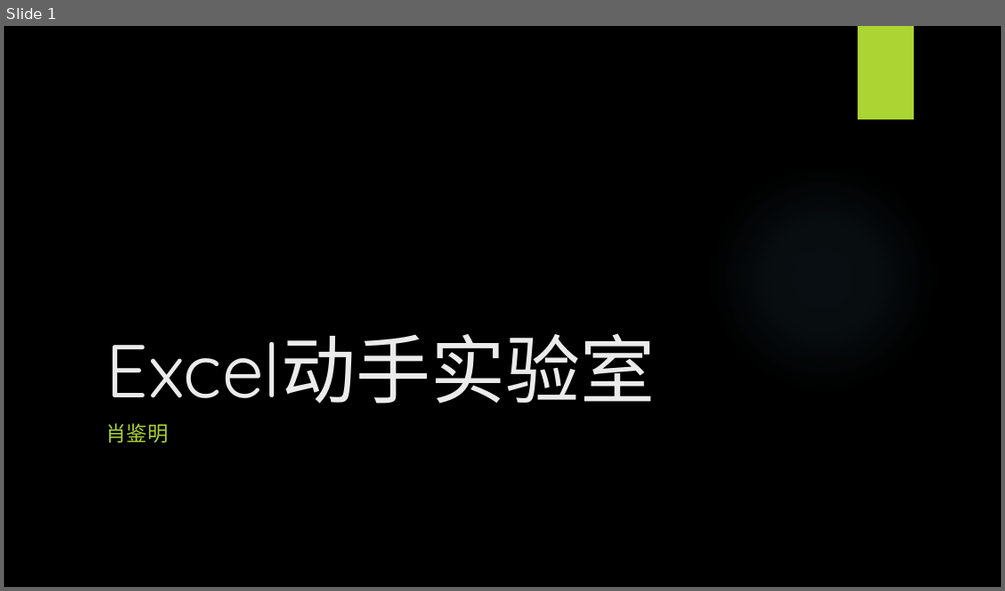
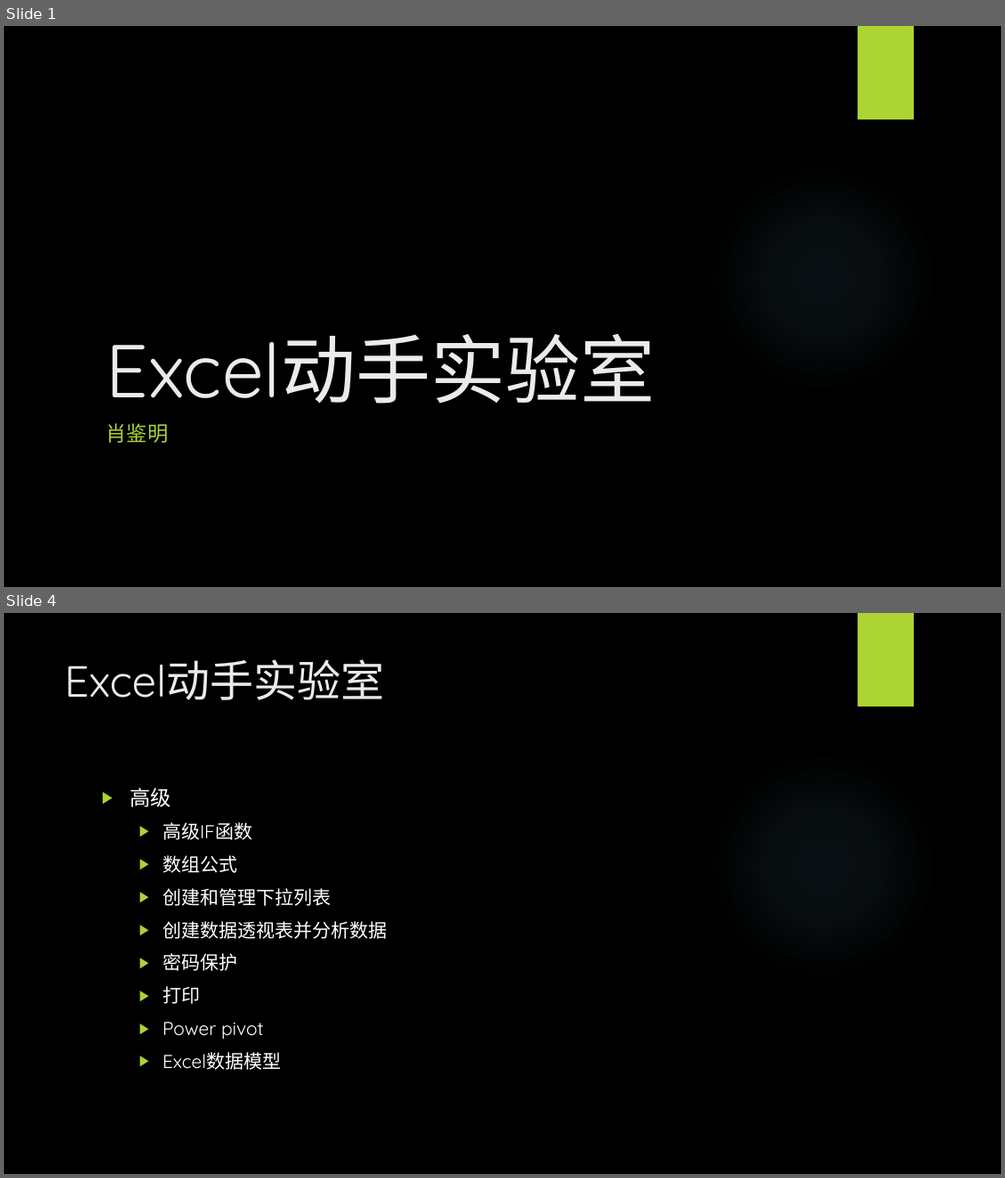
Before and after one commit to BigEgg/OfficeTraining, a slide deck: Excel动手实验室.pptx. Shown one above the other, each under a label of ours: slide 1 before the commit, slides 1 and 4 after it; the slides between them are not shown. The pictures are 1005x591 and 1005x1178 pixels, drawn with LibreOffice and Linux fonts; fonts in the diff are those of the drawing; background and template pictures are left out. Boxes give left, top, right and bottom in pixels: in the first picture for what was removed or moved away, otherwise in the second. Text is boxed around its words. In the diff, an @@ line names an element or a change of style, - is before the commit and + after.

```diff
--- a/Excel动手实验室.pptx
+++ b/Excel动手实验室.pptx
@@ slide 4 added at (4, 613, 1001, 1174), background picture (left out); not listed: 2 template elements that a slide beside it also shows @@
@@ title added at (65, 659, 385, 700), 42 pt, text #EBEBEB @@
+Excel动手实验室
@@ text added at (129, 787, 387, 1070), 18 pt, text #FFFFFF @@
+▶ 高级
+  ▶ 高级IF函数
+  ▶ 数组公式
+  ▶ 创建和管理下拉列表
+  ▶ 创建数据透视表并分析数据
+  ▶ 密码保护
+  ▶ 打印
+  ▶ Power pivot
+  ▶ Excel数据模型
```
Also in this commit, not shown: 1 slide changed, 1 other slide added.
